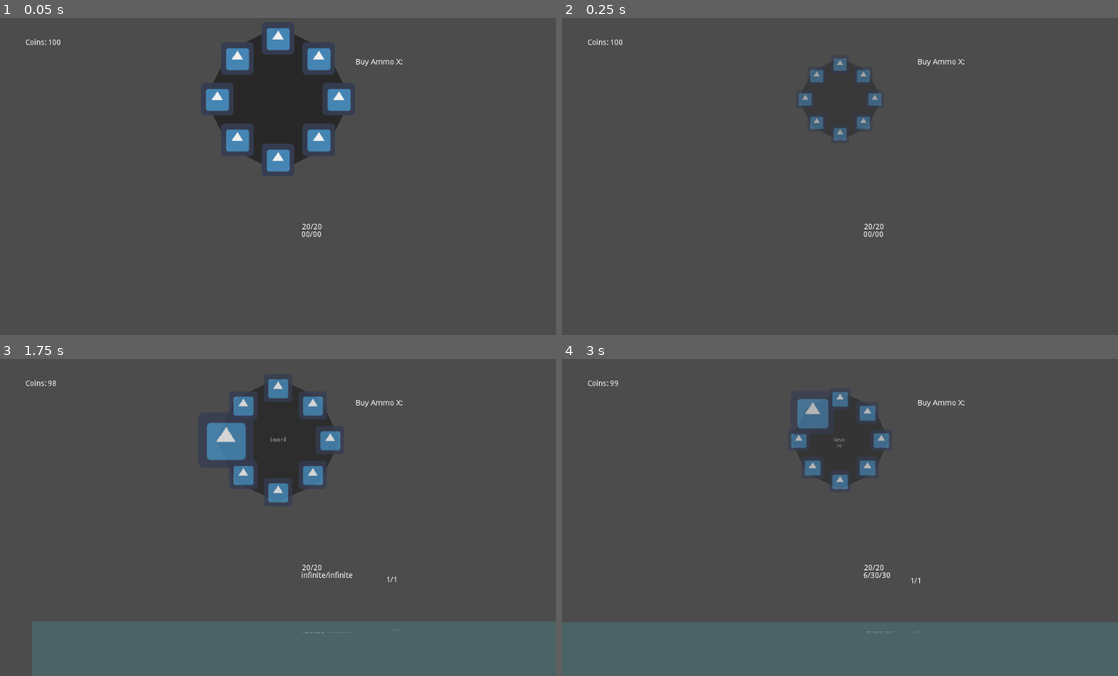
Above: before the commit, frames 1-4 (two rows, left to right).
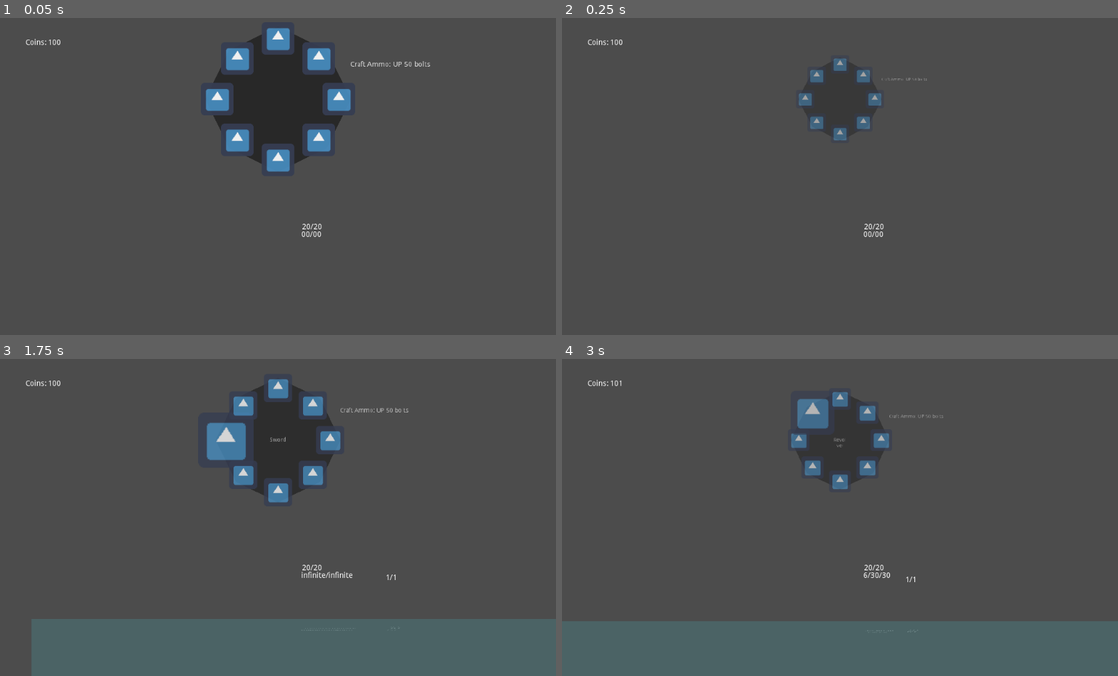
Above: after the commit, the same moments.

Repository: Galomortal47/Metroidvania
Game: Godot game, scene res://Test/Test.tscn
The game is run twice, just before and just after one commit, with the same random seed, the same clock (stepped at 60 frames per second) and the same inputs. The project has no main scene, so this scene is started directly. The engine's default icon, where the game draws it, is replaced by a stand-in: a white triangle on a blue panel in a dark square.
Inputs (mouse positions are in pixels of both pictures, inside the frame that each line leads up to):
- Up to frame 1 (0.05 s): no input
- Up to frame 2 (0.25 s): no input
- Up to frame 3 (1.75 s): tap Enter (ui_accept) at 0.5, 0.77, 1.07, 1.52 s; move the mouse to (400, 498) at 0.52 s; hold Right (ui_right) 0.53-1.28 s; hold V (ui_block) 0.53-1.28 s; tap C (ui_roll) at 0.8, 1.35 s; move the mouse to (166, 530) at 1.27 s; hold Down (ui_down) from 1.28 s (still down); tap Z (ui_select) at 1.55 s
- Up to frame 4 (3 s): tap Enter (ui_accept) at 1.82, 2.3, 2.85 s; move the mouse to (895, 441) at 2.02 s; release Down (ui_down) at 2.03 s; hold Right (ui_right) 2.03-2.78 s; hold Z (ui_select) 2.03-2.78 s; move the mouse to (812, 577) at 2.77 s; hold Up (ui_up) from 2.78 s (still down)

The runs differ from the first frame. In frame 1, 0.1% of the frame differs, in the area x 63-78%, y 12-16%; in frame 2, less than 0.1%; in frame 3, 0.8%, in the area x 5-100%, y 6-87%; in frame 4, 0.2%.
Error before the commit: Attempt to call function 'get_child' in base 'null instance' on a null instance. (res://Scripts/Shop.gd:12)

Commit message:
craft system

Diff:
--- a/Scripts/Platform Sticker.gd
+++ b/Scripts/Platform Sticker.gd
@@ -2,7 +2,7 @@
 
 func _on_Platform_Sticker_body_shape_entered(body_id, body, body_shape, area_shape):
 	var pos = body.get_global_position()
-	get_parent().get_parent().remove_child(body)
+	get_tree().get_root().get_node("Test").remove_child(body)
 	self.add_child(body)
 	body.set_global_position(pos)
 	pass # Replace with function body.
@@ -11,6 +11,6 @@
 func _on_Platform_Sticker_body_shape_exited(body_id, body, body_shape, area_shape):
 	var pos = body.get_global_position()
 	self.remove_child(body)
-	get_tree().get_root().add_child(body)
+	get_tree().get_root().get_node("Test").add_child(body)
 	body.set_global_position(pos)
 	pass # Replace with function body.
--- a/Scripts/Player.gd
+++ b/Scripts/Player.gd
@@ -14,6 +14,7 @@
 var roll = 400
 var roll_height = 150
 var knockback = Vector2(0,0)
+var max_speed_crouch = 200
 
 func _ready():
 	$Health.health = health
@@ -39,8 +40,7 @@
 		get_tree().change_scene("res://assets/game over.tscn")
 
 func roll():
-	if Input.is_action_pressed("ui_roll") and not ledge_detect() and not Input.is_action_pressed("ui_block"):
-		$CollisionShape2D/Colision.set_current_animation("roll")
+	if Input.is_action_just_pressed("ui_roll") and not ledge_detect() and not Input.is_action_pressed("ui_block"):
 		if Input.is_action_pressed("ui_right"):
 			if ground_detect():
 				if motion.x < max_speed + roll:
@@ -51,6 +51,8 @@
 				if motion.x > -max_speed - roll:
 					motion.x -= roll
 				motion.y -= roll_height
+	if Input.is_action_pressed("ui_roll"):
+		$CollisionShape2D/Colision.set_current_animation("roll")
 	else:
 		$CollisionShape2D/Colision.set_current_animation("normal")
 
@@ -62,7 +64,7 @@
 
 func jump():
 	if Input.is_action_pressed("ui_accept") and jump_aux > 0:
-		motion.y -= jump
+		motion.y -= jump * Engine.get_time_scale()
 
 func move():
 	if Input.is_action_pressed("ui_right"):
@@ -90,7 +92,7 @@
 			return true
 
 func stun():
-	if motion.x > 0:
+	if motion.x  > 0:
 		motion += Vector2(-500,-300)
 	else:
 		motion += Vector2(500,-300)
--- a/Scripts/Shop.gd
+++ b/Scripts/Shop.gd
@@ -1,14 +1,15 @@
 extends Node2D
 
-var price = 1
+var price = 50
 
 func _process(delta):
-	if Input.is_action_just_pressed("ui_roll"):
-		var data = int(get_node("/root/Test/Coins/Number").get_text())
-		if data >= price:
-			if has_node("/root/Test/Coins/Number"):
-				get_node("/root/Test/Coins/Number").set_text(str(data-price))
-			if has_node("/root/Test/Player"):
-				get_parent().get_parent().get_node("Weapons").get_child(get_node("/root/Test/Player/Menu Items").a).ammo = get_parent().get_node("Weapons").get_child(get_node("/root/Test/Player/Menu Items").a).ammo_max
-		$Label.set_text("Buy Ammo X: " + str(get_parent().get_parent().get_node("Weapons/Label").get_text()))
+	if Input.is_action_just_pressed("ui_up"):
+		if Input.is_action_pressed("ui_select"):
+			var data = int(get_node("/root/Test/Coins/Number").get_text())
+			if data >= price:
+				if has_node("/root/Test/Coins/Number"):
+					get_node("/root/Test/Coins/Number").set_text(str(data-price))
+				if has_node("/root/Test/Player"):
+					get_node("/root/Test/Player/Weapons").get_child(get_node("/root/Test/Player/Menu Items").a).ammo = get_node("/root/Test/Player/Weapons").get_child(get_node("/root/Test/Player/Menu Items").a).ammo_max
+	#$Label.set_text("Buy Ammo X: " + str(get_parent().get_parent().get_node("Weapons/Label").get_text()))
 #	pass
--- a/Test/Test.tscn
+++ b/Test/Test.tscn
@@ -303,5 +303,10 @@
 
 [node name="Water" parent="." instance=ExtResource( 11 )]
 
+[node name="Shop" type="StaticBody2D" parent="." groups=[
+"Shop",
+]]
+position = Vector2( -5.48892, 587.975 )
+
 [connection signal="body_shape_entered" from="Platform2/Platform Sticker" to="Platform2/Platform Sticker" method="_on_Platform_Sticker_body_shape_entered"]
 [connection signal="body_shape_exited" from="Platform2/Platform Sticker" to="Platform2/Platform Sticker" method="_on_Platform_Sticker_body_shape_exited"]
--- a/assets/Player.tscn
+++ b/assets/Player.tscn
@@ -14,6 +14,45 @@
 [sub_resource type="RectangleShape2D" id=1]
 extents = Vector2( 15, 30 )
 
+[sub_resource type="Animation" id=13]
+resource_name = "crouch"
+tracks/0/type = "value"
+tracks/0/path = NodePath(".:shape")
+tracks/0/interp = 1
+tracks/0/loop_wrap = true
+tracks/0/imported = false
+tracks/0/enabled = true
+tracks/0/keys = {
+"times": PoolRealArray( 0 ),
+"transitions": PoolRealArray( 1 ),
+"update": 1,
+"values": [ SubResource( 1 ) ]
+}
+tracks/1/type = "value"
+tracks/1/path = NodePath(".:position")
+tracks/1/interp = 1
+tracks/1/loop_wrap = true
+tracks/1/imported = false
+tracks/1/enabled = true
+tracks/1/keys = {
+"times": PoolRealArray( 0 ),
+"transitions": PoolRealArray( 1 ),
+"update": 0,
+"values": [ Vector2( 0, 15 ) ]
+}
+tracks/2/type = "value"
+tracks/2/path = NodePath(".:shape:extents")
+tracks/2/interp = 1
+tracks/2/loop_wrap = true
+tracks/2/imported = false
+tracks/2/enabled = true
+tracks/2/keys = {
+"times": PoolRealArray( 0 ),
+"transitions": PoolRealArray( 1 ),
+"update": 0,
+"values": [ Vector2( 25, 15 ) ]
+}
+
 [sub_resource type="Animation" id=2]
 resource_name = "normal"
 tracks/0/type = "value"
@@ -62,7 +101,7 @@
 tracks/0/imported = false
 tracks/0/enabled = true
 tracks/0/keys = {
-"times": PoolRealArray( 0.05 ),
+"times": PoolRealArray( 0 ),
 "transitions": PoolRealArray( 1 ),
 "update": 1,
 "values": [ SubResource( 1 ) ]
@@ -74,10 +113,10 @@
 tracks/1/imported = false
 tracks/1/enabled = true
 tracks/1/keys = {
-"times": PoolRealArray( 0.05 ),
-"transitions": PoolRealArray( 1 ),
-"update": 0,
-"values": [ Vector2( 0, 10 ) ]
+"times": PoolRealArray( 0 ),
+"transitions": PoolRealArray( 1 ),
+"update": 0,
+"values": [ Vector2( 0, 15 ) ]
 }
 tracks/2/type = "value"
 tracks/2/path = NodePath(".:shape:extents")
@@ -86,7 +125,7 @@
 tracks/2/imported = false
 tracks/2/enabled = true
 tracks/2/keys = {
-"times": PoolRealArray( 0.05 ),
+"times": PoolRealArray( 0 ),
 "transitions": PoolRealArray( 1 ),
 "update": 0,
 "values": [ Vector2( 25, 15 ) ]
@@ -439,6 +478,7 @@
 shape = SubResource( 1 )
 
 [node name="Colision" type="AnimationPlayer" parent="CollisionShape2D"]
+anims/crouch = SubResource( 13 )
 anims/normal = SubResource( 2 )
 anims/roll = SubResource( 3 )
 
@@ -449,18 +489,19 @@
 drag_margin_v_enabled = false
 
 [node name="Groud_Middle" type="RayCast2D" parent="."]
+position = Vector2( 0, 30 )
 enabled = true
-cast_to = Vector2( 0, 31 )
+cast_to = Vector2( 0, 1 )
 
 [node name="Ground_Left" type="RayCast2D" parent="."]
-position = Vector2( -15, 0 )
+position = Vector2( -15, 30 )
 enabled = true
-cast_to = Vector2( 0, 31 )
+cast_to = Vector2( 0, 1 )
 
 [node name="Ground_Right" type="RayCast2D" parent="."]
-position = Vector2( 15, 0 )
+position = Vector2( 15, 30 )
 enabled = true
-cast_to = Vector2( 0, 31 )
+cast_to = Vector2( 0, 1 )
 
 [node name="Ledge_Grab_R" type="RayCast2D" parent="."]
 position = Vector2( 0, -30 )
@@ -581,7 +622,6 @@
 script = ExtResource( 6 )
 
 [node name="Menu" type="Node2D" parent="Menu Items"]
-editor/display_folded = true
 position = Vector2( 512, 165 )
 
 [node name="Polygon2D" type="Polygon2D" parent="Menu Items/Menu"]
@@ -630,6 +670,17 @@
 align = 1
 autowrap = true
 
+[node name="Shop" type="Node2D" parent="Menu Items/Menu"]
+position = Vector2( -512, -165 )
+script = ExtResource( 8 )
+
+[node name="Label" type="Label" parent="Menu Items/Menu/Shop"]
+margin_left = 655.0
+margin_top = 90.0
+margin_right = 742.0
+margin_bottom = 104.0
+text = "Craft Ammo: UP 50 bolts"
+
 [node name="Menu Anim" type="AnimationPlayer" parent="Menu Items"]
 anims/close = SubResource( 4 )
 anims/closed = SubResource( 5 )
@@ -638,16 +689,6 @@
 next/close = "closed"
 next/open = "opened"
 
-[node name="Shop" type="Node2D" parent="Menu Items"]
-script = ExtResource( 8 )
-
-[node name="Label" type="Label" parent="Menu Items/Shop"]
-margin_left = 655.0
-margin_top = 90.0
-margin_right = 742.0
-margin_bottom = 104.0
-text = "Buy Ammo X:"
-
 [node name="Load_Minigame" type="Node2D" parent="."]
 editor/display_folded = true
 modulate = Color( 1, 1, 1, 0 )
--- a/project.godot
+++ b/project.godot
@@ -26,8 +26,8 @@
 
 ui_select={
 "deadzone": 0.5,
-"events": [ Object(InputEventJoypadButton,"resource_local_to_scene":false,"resource_name":"","device":0,"button_index":3,"pressure":0.0,"pressed":false,"script":null)
-, Object(InputEventKey,"resource_local_to_scene":false,"resource_name":"","device":0,"alt":false,"shift":false,"control":false,"meta":false,"command":false,"pressed":false,"scancode":90,"unicode":0,"echo":false,"script":null)
+"events": [ Object(InputEventKey,"resource_local_to_scene":false,"resource_name":"","device":0,"alt":false,"shift":false,"control":false,"meta":false,"command":false,"pressed":false,"scancode":90,"unicode":0,"echo":false,"script":null)
+, Object(InputEventJoypadButton,"resource_local_to_scene":false,"resource_name":"","device":0,"button_index":4,"pressure":0.0,"pressed":false,"script":null)
  ]
 }
 ui_cancel={
@@ -45,7 +45,7 @@
 ui_block={
 "deadzone": 0.5,
 "events": [ Object(InputEventKey,"resource_local_to_scene":false,"resource_name":"","device":0,"alt":false,"shift":false,"control":false,"meta":false,"command":false,"pressed":false,"scancode":86,"unicode":0,"echo":false,"script":null)
-, Object(InputEventJoypadButton,"resource_local_to_scene":false,"resource_name":"","device":0,"button_index":5,"pressure":0.0,"pressed":false,"script":null)
+, Object(InputEventJoypadButton,"resource_local_to_scene":false,"resource_name":"","device":0,"button_index":3,"pressure":0.0,"pressed":false,"script":null)
  ]
 }
 ui_analog_up={
Not shown: 1 places in assets/Player.tscn that only renumber resources
